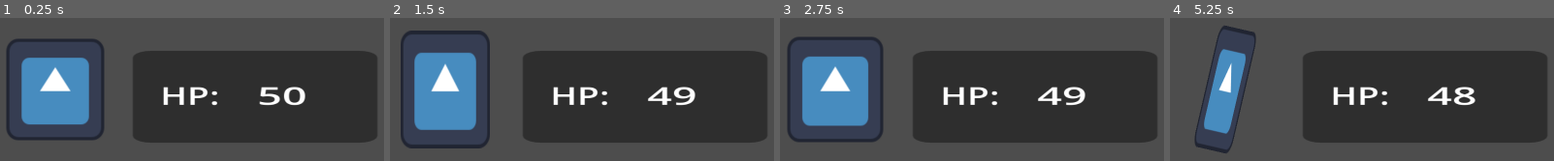
Above: before the commit, frames 1-4 (left to right).
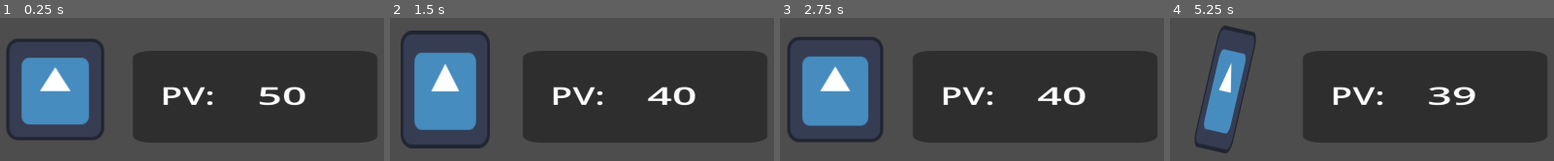
Above: after the commit, the same moments.

Repository: bbkmg256/practicas-mecanicas-vault
Game: Godot game, scene res://escenas/escena_base.tscn
Two runs of this game, one before a commit and one after it. Both use one fixed random seed, a clock stepped at 60 frames per second and the inputs below. The engine's default icon, where the game draws it, is replaced by a stand-in: a white triangle on a blue panel in a dark square.
Inputs (mouse positions are in pixels of both pictures, inside the frame that each line leads up to):
- Up to frame 1 (0.25 s): no input
- Up to frame 2 (1.5 s): tap Enter at 0.5 s; click (443, 89) at 0.67 s; tap Space at 1.25 s; move the mouse to (outside the picture) at 1.27 s; click (outside the picture) at 1.42 s
- Up to frame 3 (2.75 s): move the mouse to (outside the picture) at 2.02 s; click (outside the picture) at 2.17 s
- Up to frame 4 (5.25 s): tap Enter at 2.75 s; move the mouse to (outside the picture) at 2.77 s; click (outside the picture) at 2.92 s; move the mouse to (1458, 148) at 3.52 s; click (1458, 148) at 3.67 s; move the mouse to (outside the picture) at 4.27 s; click (outside the picture) at 4.42 s; tap Space at 5 s; move the mouse to (1262, 89) at 5.02 s; click (1262, 89) at 5.17 s

The runs differ from the first frame. In frame 1, 0.9% of the frame differs, in the area x 43-57%, y 47-62%; in frame 2, 1.2%; in frame 3, 1.2%; in frame 4, 1.8%, in the area x 43-80%, y 47-62%.

Commit message:
mecanica de critica aplicada

Diff:
--- a/clicker_prj/escenas/ui_vida.tscn
+++ b/clicker_prj/escenas/ui_vida.tscn
@@ -22,7 +22,7 @@
 offset_right = 47.0
 offset_bottom = 30.0
 scale = Vector2(0.576722, 0.403733)
-text = "HP:"
+text = "PV:"
 
 [node name="porcentaje_vida" type="Label" parent="."]
 layout_mode = 0
--- a/clicker_prj/scripts/escena_base_script.gd
+++ b/clicker_prj/scripts/escena_base_script.gd
@@ -62,7 +62,11 @@
 		print("[LOG] > Un monstruo ah aparecido, destruyelo!")
 		self._instanciar_entidad()
 	# NOTE: ESTABLECE LA CANTIDAD DE VIDA DEL MOSNTRUO EN EL HUD
-	self.etiqueta_vida.text = str(self.instancia_mons.get_vida_monstruo())
+	# HACK: ESTO SE PODRÍA HACER DE OTRA MANERA
+	if self.instancia_mons.get_vida_monstruo() < 0:
+		self.etiqueta_vida.text = str(0)
+	else:
+		self.etiqueta_vida.text = str(self.instancia_mons.get_vida_monstruo())
 	# BUG: LA ANIMACIÓN DE MUERTE NO SE REPRODUCE (SOLUCINADO)
 	if self.instancia_mons != null and not self.instancia_mons.sigue_vivo():
 		self.instancia_mons.animacion_muerto()
--- a/clicker_prj/scripts/monstuo_script.gd
+++ b/clicker_prj/scripts/monstuo_script.gd
@@ -13,6 +13,7 @@
 var vida_monstruo : int
 # @onready var animation_player = $AnimationPlayer
 var animacion_monstruo : AnimationPlayer
+var prob_critico : float
 
 # GETTERS/SETTERS
 func get_vida_monstruo() -> int:
@@ -67,8 +68,26 @@
 				self.animacion_monstruo.stop()
 				self.animacion_monstruo.seek(0.0, true)
 			self.animacion_monstruo.play("pop_anim")
-			self.vida_monstruo -= 1
-			print("[LOG] > Vida del monstruo -> " + str(self.vida_monstruo)) # LOG
+
+			#self.prob_critico = randf()
+			#print(self.prob_critico)
+			#print(float(1)/2)
+			# NOTE: EN GODOT, LAS DIVISIONES SE TRATAN COMO ENTERAS, SE DEBE EXPLICITAR CON FLOTANTES
+			# SI SE ESPERA RESULTADOS FLOTANTES, DE LO COTRARIO GODOT DEVUELVE UN ENTERO.
+			#print(randf() <= float(1)/2)
+			# NOTE: PEQUEÑO SISTEMAS DE PROBABILIDAD DE DAÑO CRITICO
+			if randf() <= float(1)/10:
+				self.vida_monstruo -= 10
+				print("[LOG] Critico de 10 PD aplicado!")
+			else:
+				self.vida_monstruo -= 1
+
+			# HACK: ESTO ESTÁ MAL, PERO PARA PROBAR SIRVE XD
+			if self.vida_monstruo < 0:
+				print("[LOG] > Vida del monstruo -> " + str(0)) # LOG
+			else:
+				print("[LOG] > Vida del monstruo -> " + str(self.vida_monstruo)) # LOG
+
 			# HACK: MALAZO, PERO DESPUES VEO QUE ONDA
 			if self.vida_monstruo <= 0:
 				print("[LOG] > Monstruo muerto!")
